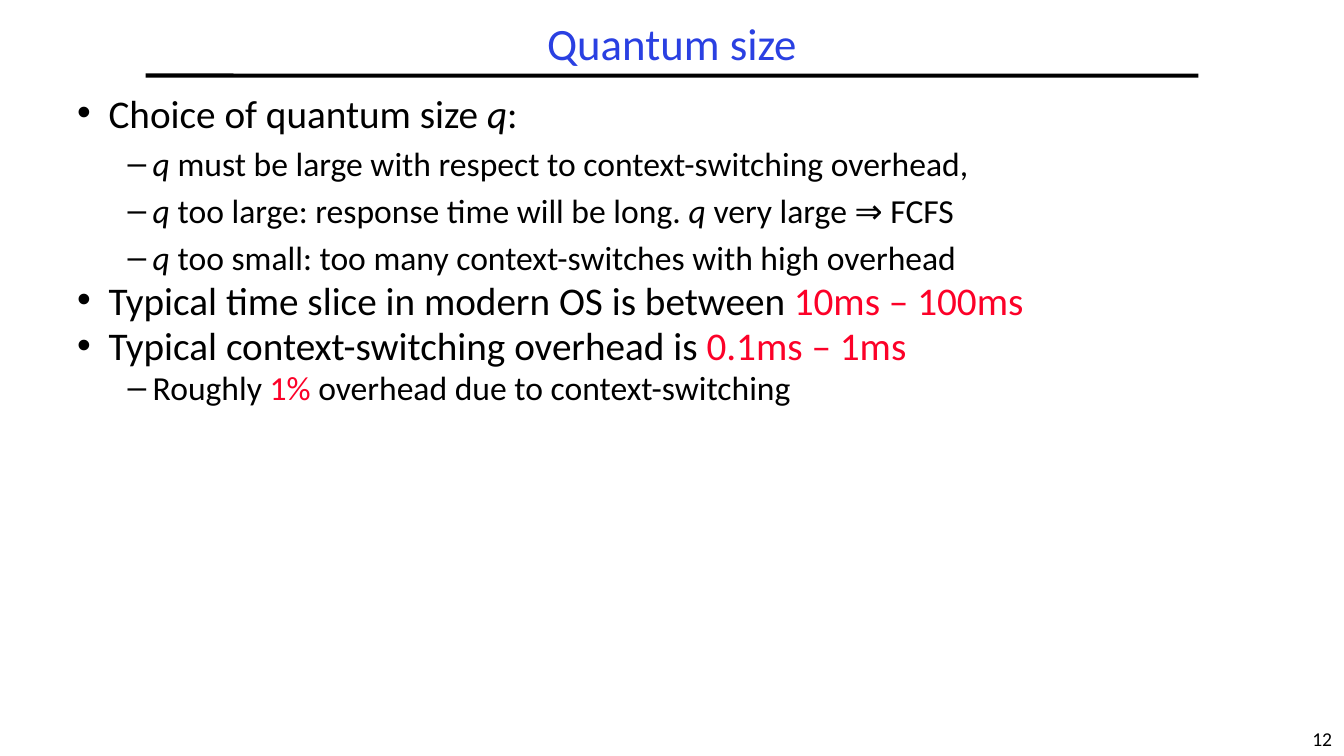
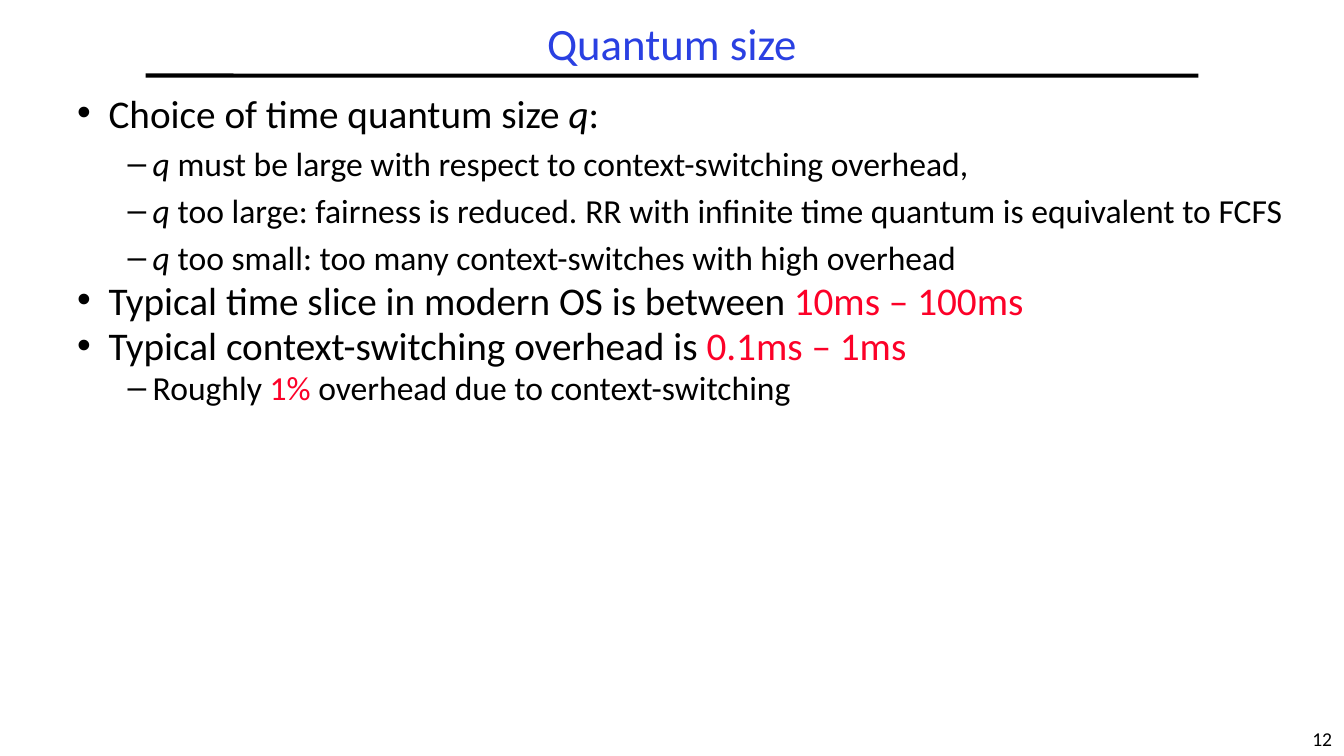
Before and after one commit to guhofstra/CSC256Fa25, a slide deck: slide 12 of PPTs/L5-Scheduling.pptx. Drawn at 1344x756 pixels with LibreOffice and Linux fonts; fonts in the diff are those of the drawing. Boxes give left, top, right and bottom in pixels: in the first picture for what was removed or moved away, otherwise in the second. Text is boxed around its words. In the diff, an @@ line names an element or a change of style, - is before the commit and + after.

```diff
--- a/PPTs/L5-Scheduling.pptx
+++ b/PPTs/L5-Scheduling.pptx
@@ text at (x1=109, y1=100, x2=600, y2=135): text changed @@
-• Choice of quantum size q:
+• Choice of time quantum size q:
@@ text at (x1=153, y1=199, x2=1282, y2=229): text changed @@
-  – q too large: response time will be long. q very large ⇒ FCFS
+  – q too large: fairness is reduced. RR with infinite time quantum is equivalent to FCFS
```
Also in this commit, not shown: 15 other slides changed, 1 slide added, 1 slide removed, 2 other files.
